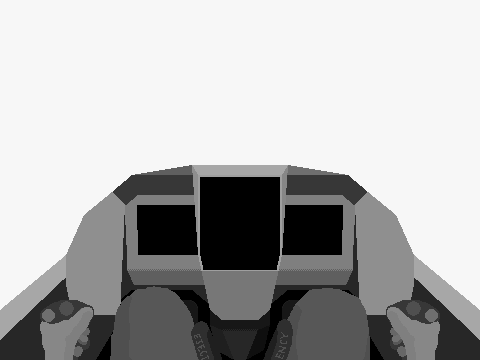
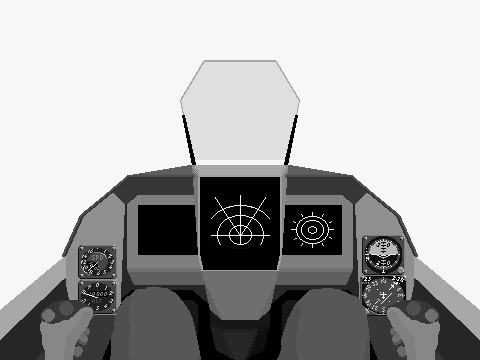
Revision of a layered 480 × 360 image; what changed, layer by layer:
hid "EjectTrigger" over (191, 319, 293, 360)
added layer "Rafale_Hood" above "Rafale_Wire" over (62, 60, 418, 257)
added layer "Rafale_Frgr" above "Rafale_Bkgr" over (84, 252, 404, 304)
painted on "Rafale_Bkgr" over (66, 165, 414, 359)
painted on "Rafale_Frame" over (36, 165, 444, 360)
